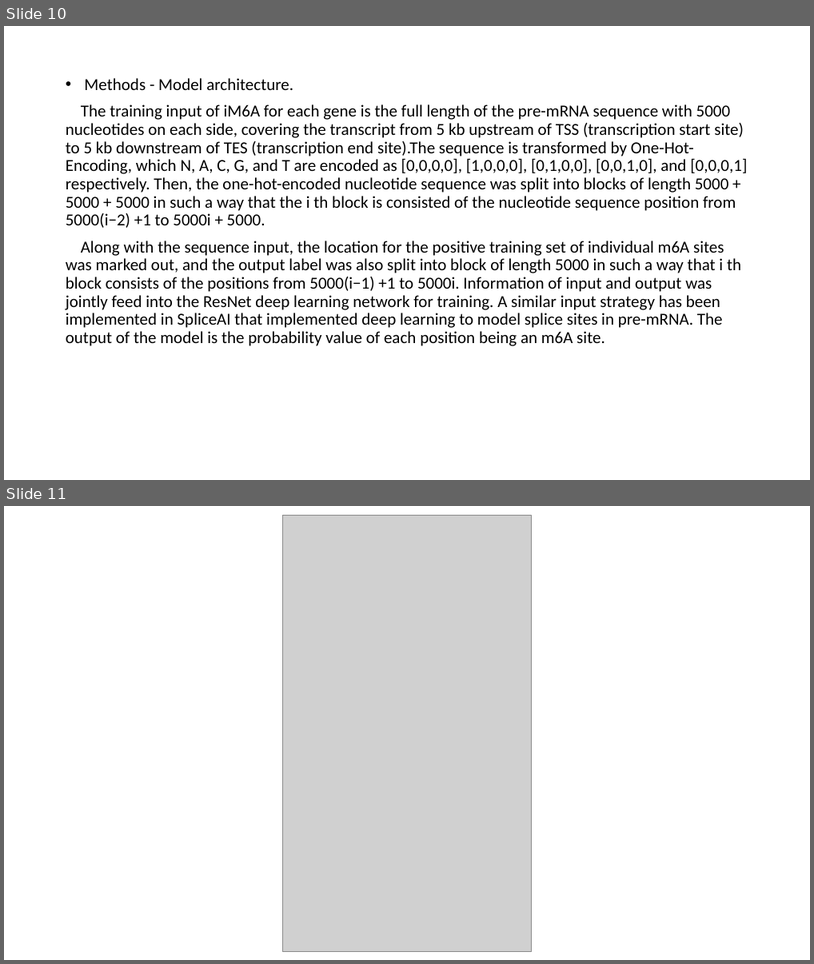
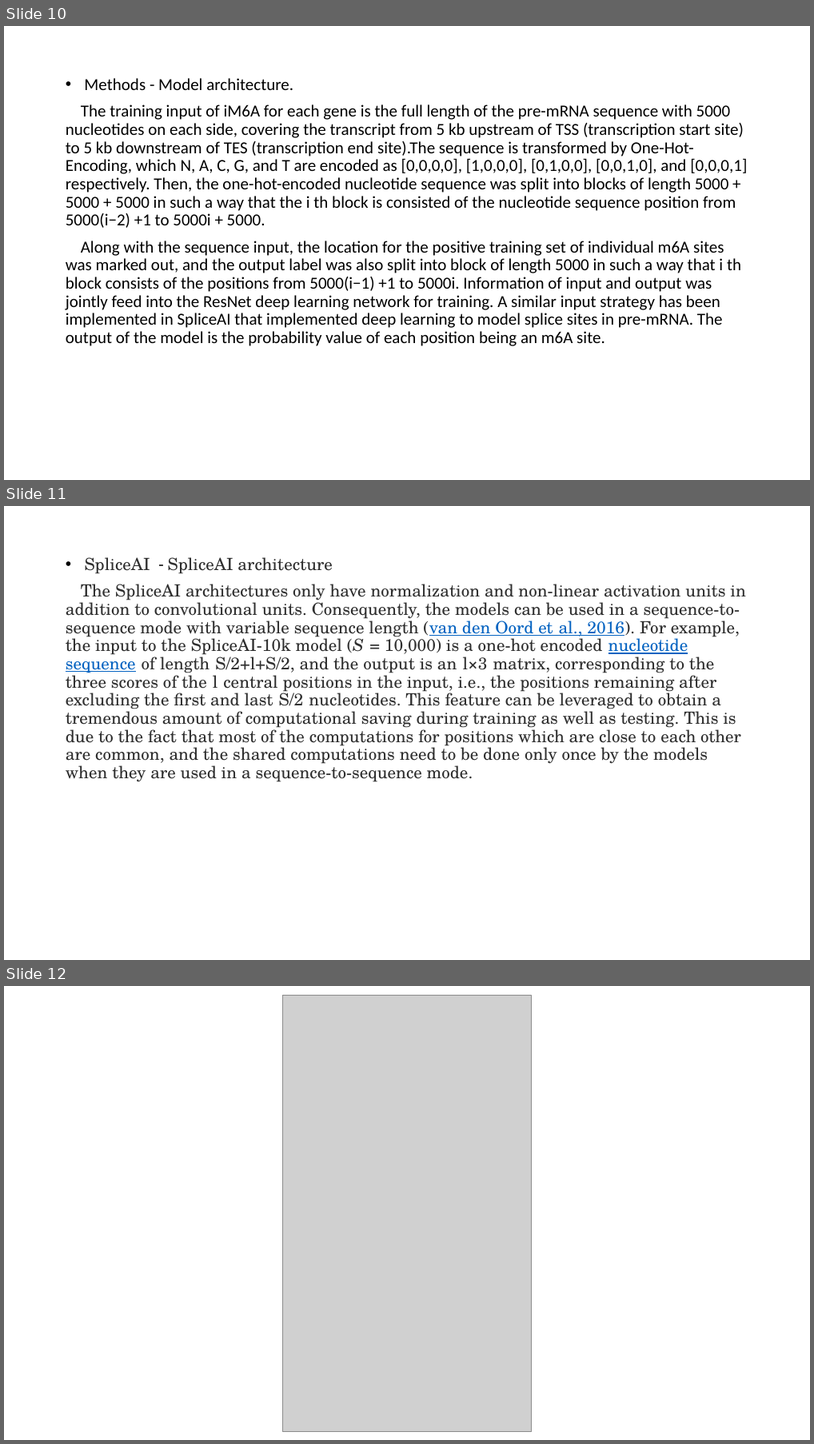
Before and after one commit to YanChengHuang/paper_implement, a slide deck: iM6A/presentation/iM6A.pptx. Shown one above the other, each under a label of ours: slides 10 and 11 before the commit, slides 10, 11 and 12 after it. The pictures are 814x964 and 814x1444 pixels, drawn with LibreOffice and Linux fonts; fonts in the diff are those of the drawing; grey boxes stand for pictures. Boxes give left, top, right and bottom in pixels: in the first picture for what was removed or moved away, otherwise in the second. Text is boxed around its words. In the diff, an @@ line names an element or a change of style, - is before the commit and + after.

```diff
--- a/iM6A/presentation/iM6A.pptx
+++ b/iM6A/presentation/iM6A.pptx
@@ slide 11 added at (4,506,810,960), background #FFFFFF @@
@@ text added at (66,557,746,782), 20 pt, text #2E2E2E @@
+• SpliceAI - SpliceAI architecture
+The SpliceAI architectures only have normalization and non-linear activation units in addition to convolutional units. Consequently, the models can be used in a sequence-to-sequence mode with variable sequence length (van den Oord et al., 2016). For example, the input to the SpliceAI-10k model (S = 10,000) is a one-hot encoded nucleotide sequence of length S/2+l+S/2, and the output is an l×3 matrix, corresponding to the three scores of the l central positions in the input, i.e., the positions remaining after excluding the first and last S/2 nucleotides. This feature can be leveraged to obtain a tremendous amount of computational saving during training as well as testing. This is due to the fact that most of the computations for positions which are close to each other are common, and the shared computations need to be done only once by the models when they are used in a sequence-to-sequence mode.
@@ what was slide 11 is now slide 12 @@
```
Also in this commit, not shown: 3 slides changed, 1 other file.
